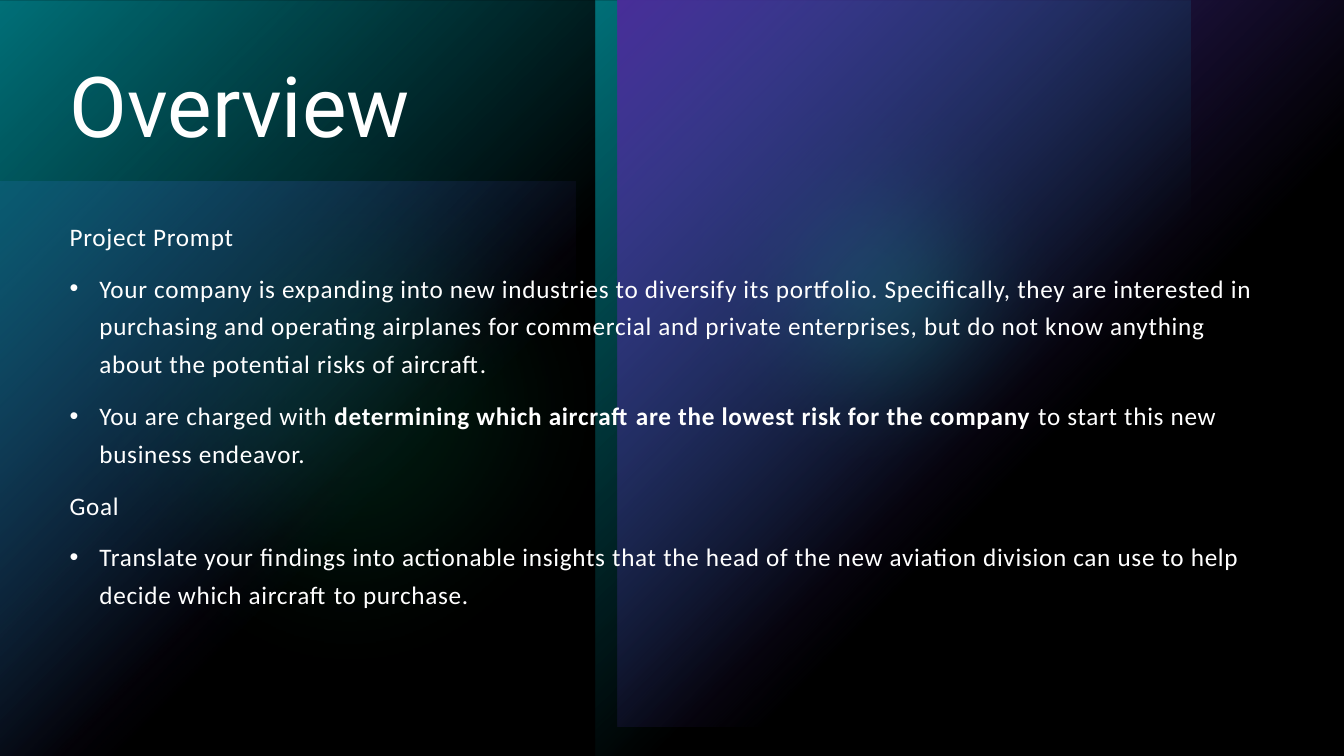
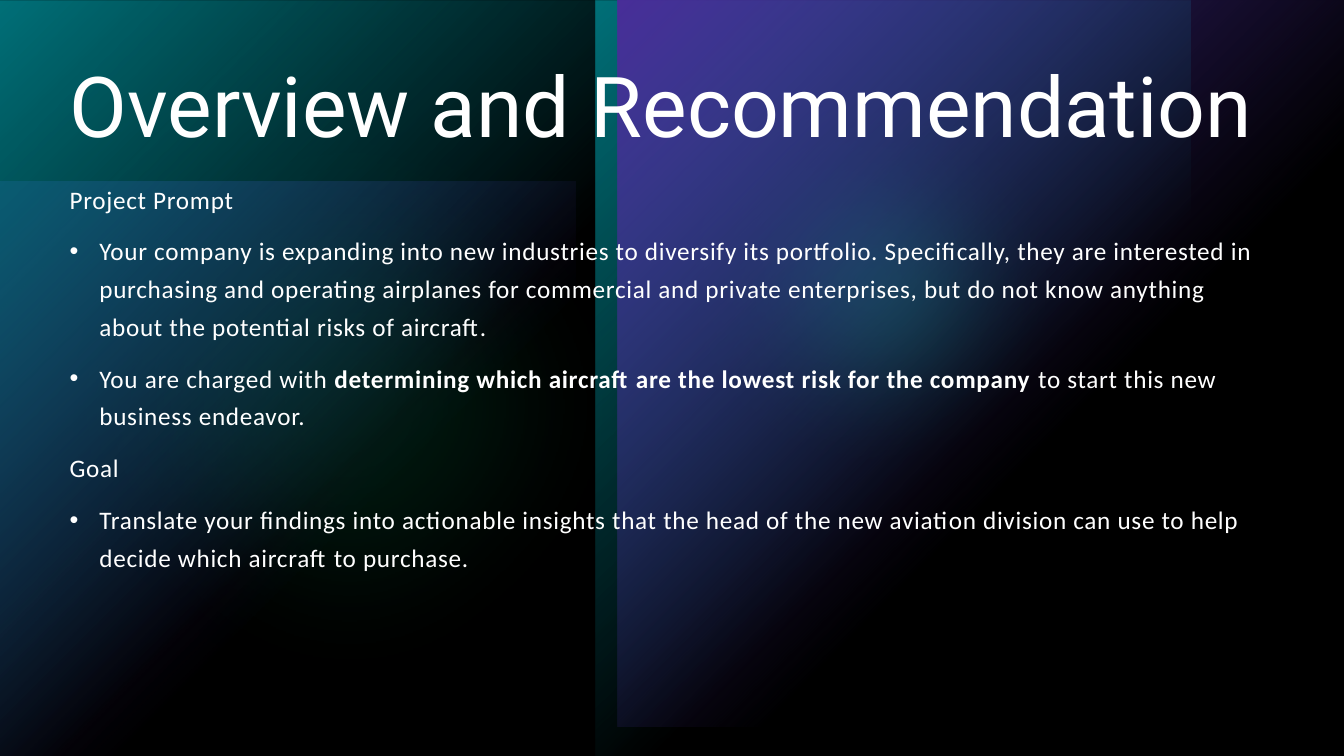
Before and after one commit to alecs1523/Aviation_Data_Analysis, a slide deck: slide 2 of phase_1_aviation_analysis.pptx. Drawn at 1344x756 pixels with LibreOffice and Linux fonts; fonts in the diff are those of the drawing. Boxes give left, top, right and bottom in pixels: in the first picture for what was removed or moved away, otherwise in the second. Text is boxed around its words. In the diff, an @@ line names an element or a change of style, - is before the commit and + after.

```diff
--- a/phase_1_aviation_analysis.pptx
+++ b/phase_1_aviation_analysis.pptx
@@ title at bbox=[70, 60, 1252, 157]: text changed @@
-Overview
+Overview and Recommendation
@@ text "Project Prompt": place and size @@
-text "Project Prompt" at bbox=[70, 228, 1251, 608]
+text "Project Prompt" at bbox=[70, 191, 1251, 571]
```
Also in this commit, not shown: 3 other slides changed, 2 slides added, 4 slides removed, 2 other files.
